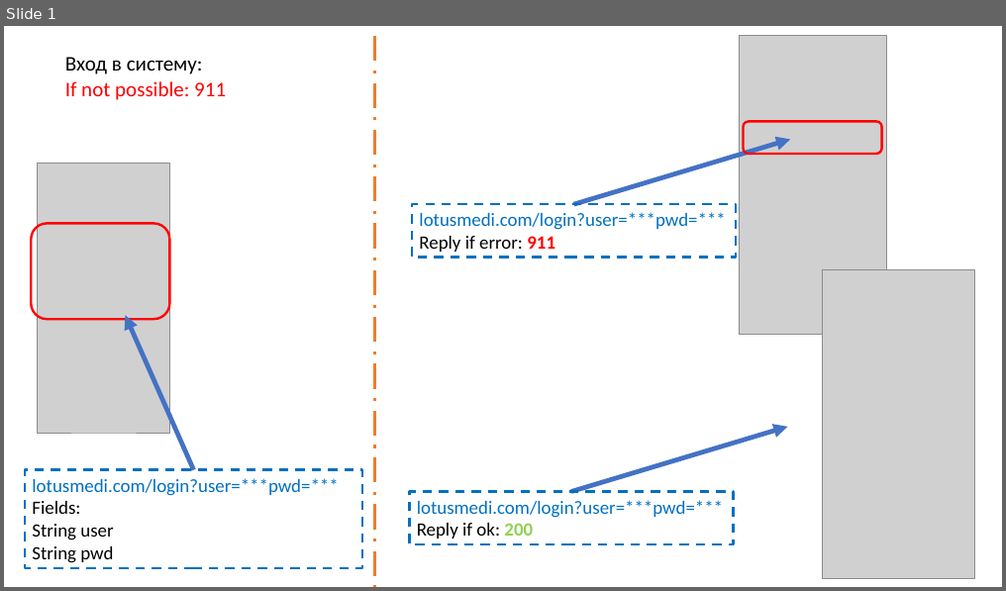
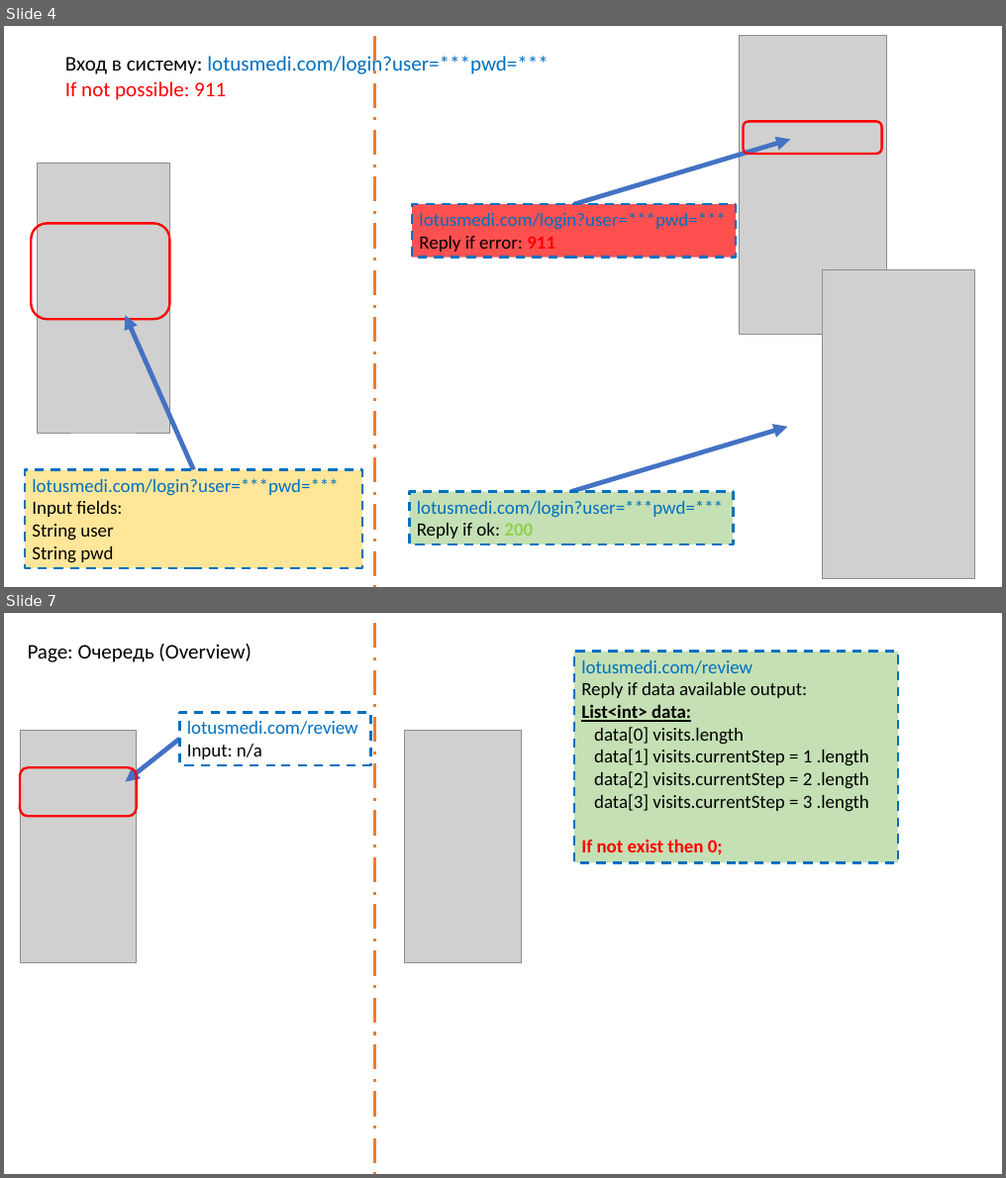
Before and after one commit to MarinaPak108/lotus, a slide deck: scenarioFlowChart.pptx. Shown one above the other, each under a label of ours: slide 1 before the commit, slides 4 and 7 after it; the slides between them are not shown. The pictures are 1006x591 and 1006x1178 pixels, drawn with LibreOffice and Linux fonts; fonts in the diff are those of the drawing; grey boxes stand for pictures. Boxes give left, top, right and bottom in pixels: in the first picture for what was removed or moved away, otherwise in the second. Text is boxed around its words. In the diff, an @@ line names an element or a change of style, - is before the commit and + after.

```diff
--- a/scenarioFlowChart.pptx
+++ b/scenarioFlowChart.pptx
@@ slide 7 added at [4, 613, 1002, 1174], background #FFFFFF @@
@@ line added from (375, 623) to (375, 1174), #ED7D31 3 pt dashed @@
@@ text added at [28, 644, 252, 663], 20 pt, text #000000 @@
+Page: Очередь (Overview)
@@ rectangle added at [574, 652, 899, 863], fill #C5E0B4, outline #0070C0 2.25 pt dashed, 18 pt, text #000000 @@
+lotusmedi.com/review
+Reply if data available output:
+List<int> data:
+data[0] visits.length
+data[1] visits.currentStep = 1 .length
+data[2] visits.currentStep = 2 .length
+data[3] visits.currentStep = 3 .length
+If not exist then 0;
@@ picture added at [20, 731, 137, 963] @@
@@ rectangle added at [180, 713, 371, 765], outline #0070C0 2.25 pt dashed, 18 pt, text #0070C0 @@
+lotusmedi.com/review
+Input: n/a
@@ picture added at [405, 731, 522, 963] @@
@@ arrow added from (180, 739) to (126, 782), #4472C4 4.5 pt @@
@@ rounded rectangle added at [20, 768, 137, 817], outline #FF0000 2.25 pt @@
@@ what was slide 1 is now slide 4 @@
@@ slide 4 changed as well @@
@@ text at [65, 54, 548, 75]: text changed; text colour #000000 to #0070C0 @@
-Вход в систему:
+Вход в систему: lotusmedi.com/login?user=***pwd=***
@@ rectangle "lotusmedi.com/login?user=***pwd=***" at [412, 204, 737, 258]: fill none to #FF5050 @@
@@ rectangle "lotusmedi.com/login?user=***pwd=***" at [25, 470, 362, 568]: fill none to #FFE699 @@
@@ rectangle "lotusmedi.com/login?user=***pwd=***" at [410, 491, 734, 545]: fill none to #C5E0B4 @@
@@ text in rectangle at [32, 501, 122, 517]: text changed @@
-Fields:
+Input fields:
```
Also in this commit, not shown: 1 other slide changed, 9 other slides added, 1 other file.
